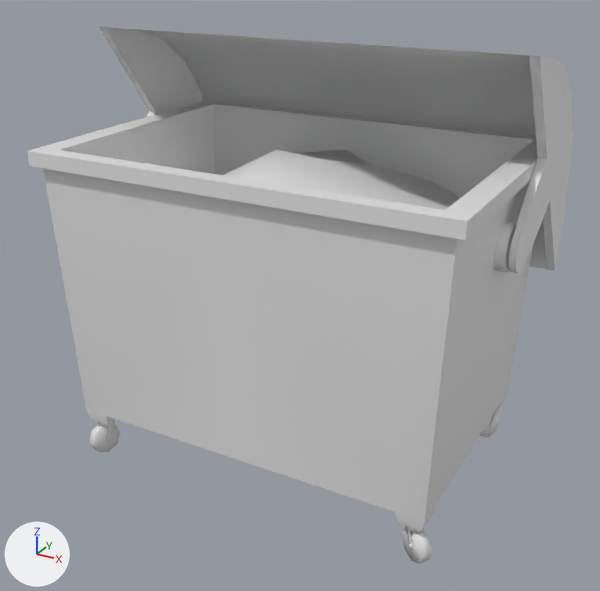
The Blender file models/garbage_open.blend: old version first, new version second.
Before and after are seen from a 50 mm lens placed at (2.93, -5.35, 2.63), pointed at (0.02, -0.06, -0.01). Lighting does not change. The marker at lower left points along +X, +Y and +Z.
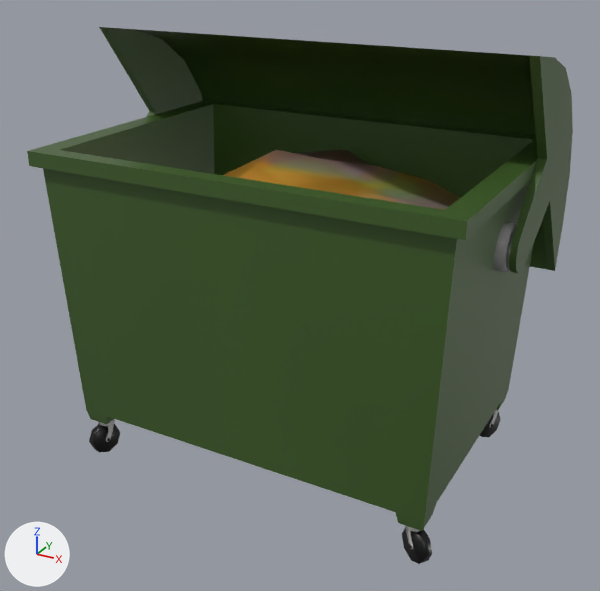
What differs and where, as boxes [x1, y1, x2, y2] in the pictures (600 x 591 px):
'Cube', surface changed (grey to green)
    both: [27, 100, 538, 531]
'Plane', surface changed, recoloured (grey to green)
    both: [99, 27, 573, 273]
'Plane.002', surface changed, recoloured (grey to brown)
    both: [224, 149, 460, 210]
'Cube.001', surface changed
    both: [493, 222, 517, 273]
'Cylinder.001', surface changed (grey to black)
    both: [402, 528, 432, 564]
'Cylinder.005', surface changed, recoloured (grey to black)
    both: [89, 424, 120, 452]
'Cylinder.003', surface changed, recoloured (grey to black)
    both: [480, 412, 501, 437]
'Cylinder.004', surface changed, recoloured
    both: [98, 419, 115, 442]
'Cylinder', surface changed
    both: [405, 525, 424, 549]
'Cylinder.002', surface changed
    both: [489, 410, 499, 427]

Diff of the bpy script that builds the scene:
```diff
--- a/models/garbage_open.blend.py
+++ b/models/garbage_open.blend.py
@@ mat_material @@
 mat_material = principled_material('Material')
-mat_material.base_color = (0.8, 0.8, 0.8)  # white #e7e7e7
+mat_material.texture = img_garbage
 mat_material.roughness = 0.4
@@ me_cube @@
 me_cube.from_pydata(...)  # 60 vertices, 50 faces; spans x 0.0..1.64, y -1.12..1.12, z -1.1..1.18
+# me_cube part 1: texture (UV) coordinates of 50 of 50 faces, centred in x 0.62..1.64, y -1.12..1.12, z -1.1..1.18, changed; they spanned u 0.25..0.63, v 0.38..0.88 and now span u 0.01..0.86, v 0.02..0.99
 me_cube.materials.append(mat_material)
@@ me_cylinder_002 @@
 me_cylinder_002.from_pydata(...)  # 28 vertices, 14 faces; spans x -0.064..0.064, y -0.064..0.064, z -0.193..0.035
 # used by ob_cylinder_002; parent = ob_cube; location = (1.381, 0.889, -1.119); rotation_euler = (0.0, 0.0, -1.992), in degrees (0, 0, -114)
+# me_cylinder_002 part 2: texture (UV) coordinates of 14 of 14 faces, centred in x -0.064..0.064, y -0.064..0.064, z -0.177..0.0, changed; they spanned u 0.0..1.0, v 0.0..1.0 and now span u 0.24..0.85, v 0.19..0.87
@@ me_cylinder_003 @@
 me_cylinder_003.from_pydata(...)  # 16 vertices, 10 faces; spans x -0.111..0.111, y -0.111..0.111, z -0.042..0.042
 # used by ob_cylinder_003; parent = ob_cylinder_002; location = (1.414, -0.884, -1.286); rotation_euler = (-1.571, 0.0, 0.0), in degrees (-90, 0, 0); scale = (1.18, 1.18, 0.94)
+# me_cylinder_003 part 3: texture (UV) coordinates of 10 of 10 faces, centred in x -0.094..0.094, y -0.094..0.094, z -0.042..0.042, changed; they spanned u 0.0..1.0, v 0.0..1.0 and now span u 0.2..0.84, v 0.25..0.87
+me_cylinder_003.materials.append(mat_material)  # picture img_garbage
@@ me_sphere_003 @@
 me_sphere_003.from_pydata(...)  # 33 vertices, 32 faces; spans x -0.0117..0.0118, y -0.0109..0.0126, z -0.0071..-0.0003
+me_sphere_003.materials.append(mat_material)  # picture img_garbage
@@ me_cylinder_004 @@
 me_cylinder_004.from_pydata(...)  # 28 vertices, 14 faces; spans x -0.064..0.064, y -0.064..0.064, z -0.193..0.035
 # used by ob_cylinder_004; parent = ob_cube; location = (-1.388, -0.884, -1.119); rotation_euler = (0.0, 0.0, -1.831), in degrees (0, 0, -105)
+# me_cylinder_004 part 4: texture (UV) coordinates of 14 of 14 faces, centred in x -0.064..0.064, y -0.064..0.064, z -0.177..0.0, changed; they spanned u 0.0..1.0, v 0.0..1.0 and now span u 0.25..0.85, v 0.22..0.87
+me_cylinder_004.materials.append(mat_material)  # picture img_garbage
@@ me_cylinder_005 @@
 me_cylinder_005.from_pydata(...)  # 16 vertices, 10 faces; spans x -0.111..0.111, y -0.111..0.111, z -0.042..0.042
 # used by ob_cylinder_005; parent = ob_cylinder_004; location = (1.414, -0.884, -1.286); rotation_euler = (-1.571, 0.0, 0.0), in degrees (-90, 0, 0); scale = (1.18, 1.18, 0.94)
+# me_cylinder_005 part 5: texture (UV) coordinates of 10 of 10 faces, centred in x -0.094..0.094, y -0.094..0.094, z -0.042..0.042, changed; they spanned u 0.0..1.0, v 0.0..1.0 and now span u 0.28..0.85, v 0.48..0.87
+me_cylinder_005.materials.append(mat_material)  # picture img_garbage
@@ me_sphere_005 @@
 me_sphere_005.from_pydata(...)  # 33 vertices, 32 faces; spans x -0.0117..0.0118, y -0.0109..0.0126, z -0.0071..-0.0003
+me_sphere_005.materials.append(mat_material)  # picture img_garbage
@@ me_cube_001 @@
 me_cube_001.from_pydata(...)  # 48 vertices, 24 faces; spans x -1.63..1.63, y -0.17..0.17, z 0.31..0.66
 # used by ob_cube_001; parent = ob_cube; location = (0.0, 0.0, 0.17)
+# me_cube_001 part 6: texture (UV) coordinates of 24 of 24 faces, centred in x -1.55..1.55, y -0.16..0.16, z 0.32..0.65, changed; they spanned u 0.0..1.0, v 0.0..1.0 and now span u 0.15..0.82, v 0.77..0.86
 me_cube_001.materials.append(mat_material)
@@ me_plane @@
 me_plane.from_pydata(...)  # 54 vertices, 46 faces; spans x 0.0..1.78, y -1.14..1.14, z -0.16..1.27
 # used by ob_plane; parent = ob_cube; location = (0.0, 0.0, 0.655); rotation_euler = (-0.945, 0.0, 0.0), in degrees (-54, 0, 0); scale = (0.962, 1.0, 1.0)
+# me_plane part 7: texture (UV) coordinates of 46 of 46 faces, centred in x 0.86..1.78, y -1.01..1.01, z -0.16..1.27, changed; they spanned u 0.0..1.0, v 0.0..1.0 and now span u 0.19..0.99, v 0.29..0.85
+me_plane.materials.append(mat_material)  # picture img_garbage
@@ me_plane_002 @@
 me_plane_002.from_pydata(...)  # 81 vertices, 64 faces; spans x -1.49..1.49, y -1.01..1.0, z -0.11..0.48
 # used by ob_plane_002; parent = ob_cube; location = (0.0, 0.0, 0.562)
+# me_plane_002 part 8: texture (UV) coordinates of 64 of 64 faces, centred in x -1.3..1.3, y -0.88..0.88, z -0.05..0.45, changed; they spanned u 0.0..1.0, v 0.0..1.0 and now span u 0.01..0.87, v 0.01..0.91
+me_plane_002.materials.append(mat_material)  # picture img_garbage
```
